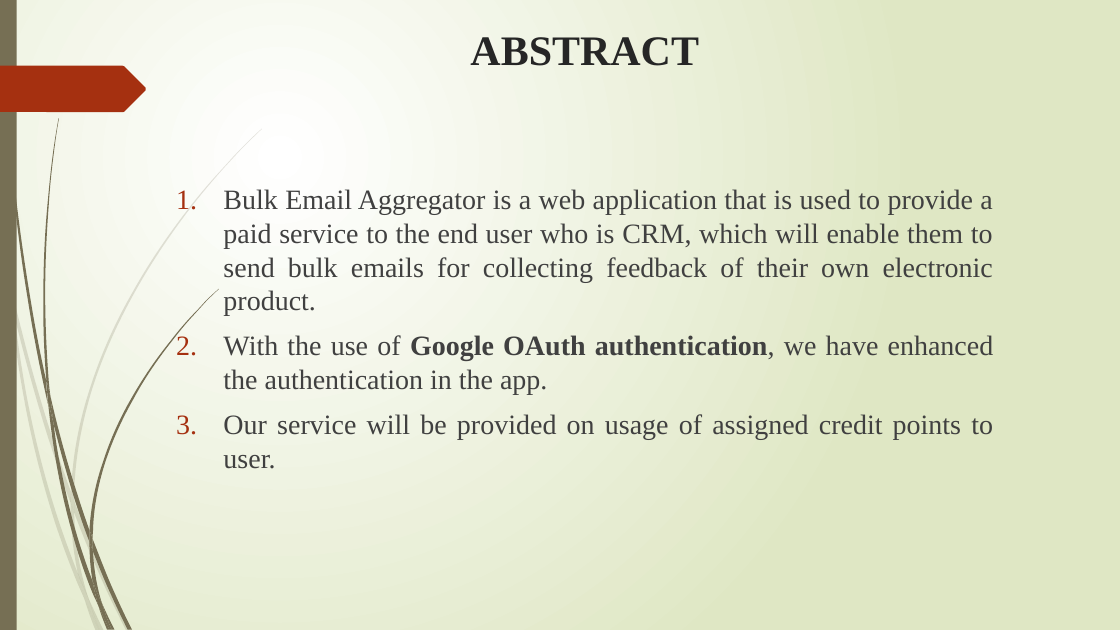
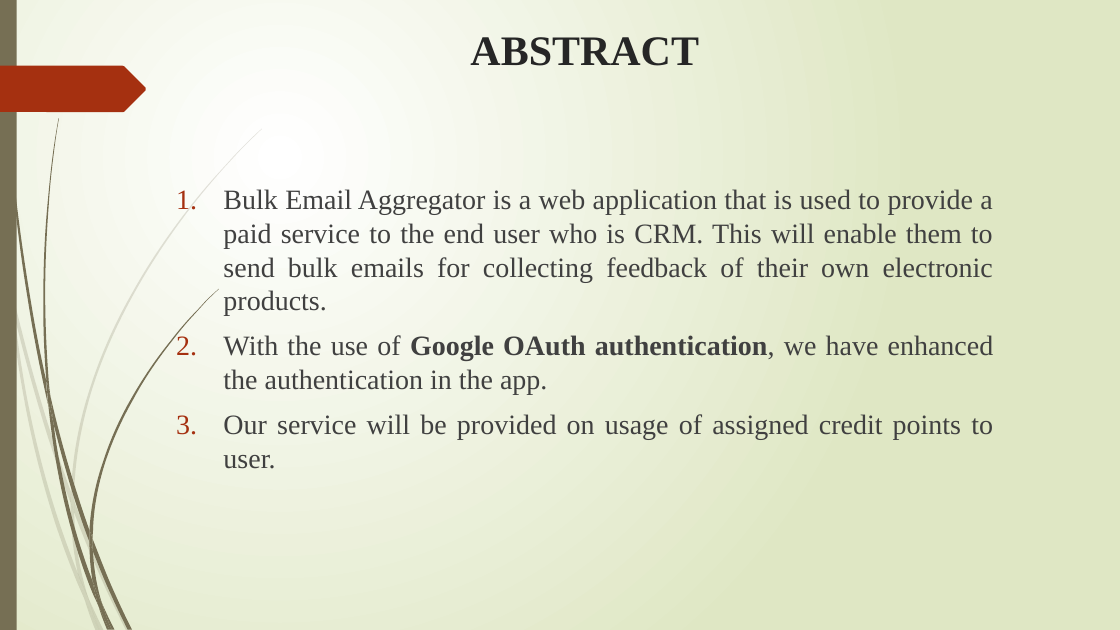
Before and after one commit to vijaykumarrpai/mca-code, a slide deck: slide 2 of 5thSem/Project/Bulk Email Aggregtor - Final.pptx. Drawn at 1120x630 pixels with LibreOffice and Linux fonts; fonts in the diff are those of the drawing. Boxes give left, top, right and bottom in pixels: in the first picture for what was removed or moved away, otherwise in the second. Text is boxed around its words. In the diff, an @@ line names an element or a change of style, - is before the commit and + after.

```diff
--- a/5thSem/Project/Bulk Email Aggregtor - Final.pptx
+++ b/5thSem/Project/Bulk Email Aggregtor - Final.pptx
@@ text at (x1=223, y1=189, x2=993, y2=316): text changed @@
-1. Bulk Email Aggregator is a web application that is used to provide a paid service to the end user who is CRM, which will enable them to send bulk emails for collecting feedback of their own electronic product.
+1. Bulk Email Aggregator is a web application that is used to provide a paid service to the end user who is CRM. This will enable them to send bulk emails for collecting feedback of their own electronic products.
```
Also in this commit, not shown: 14 other slides changed, 3 slides added, 2 slides removed, 20 other files.
